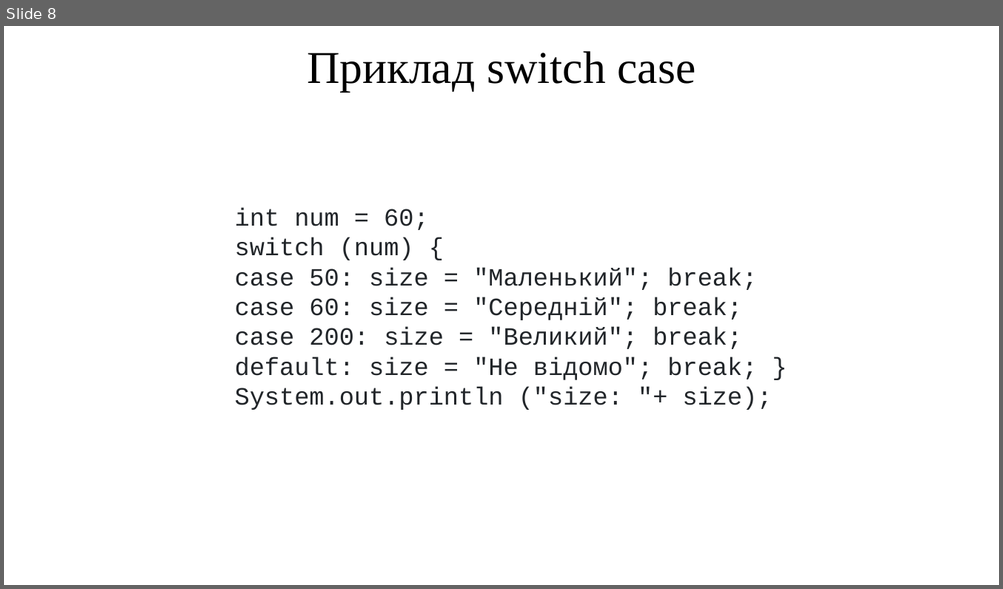
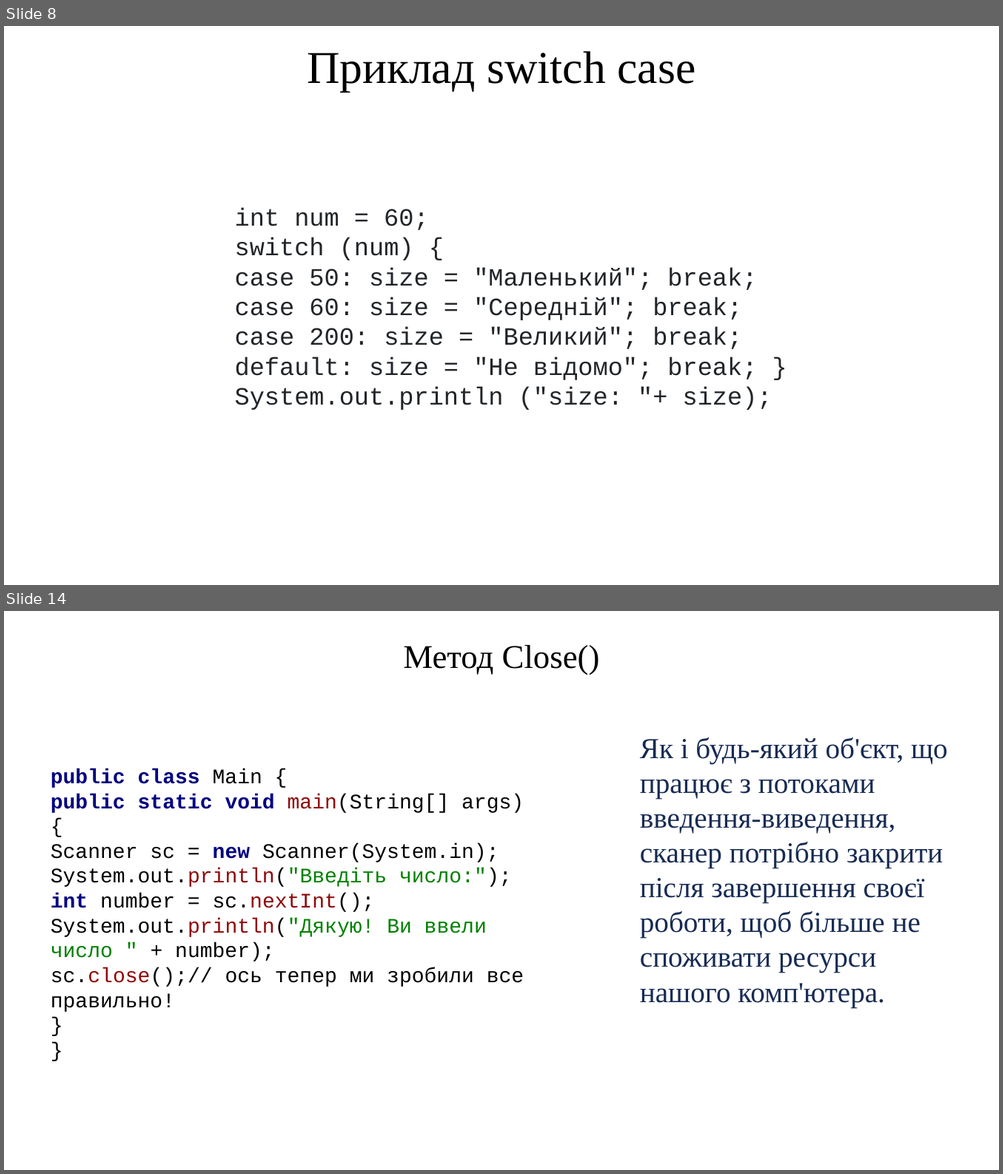
Before and after one commit to arg3ntuum/JavaCourse, a slide deck: Java Урок 3 ifelse switch.pptx. Shown one above the other, each under a label of ours: slide 8 before the commit, slides 8 and 14 after it; the slides between them are not shown. The pictures are 1003x589 and 1003x1174 pixels, drawn with LibreOffice and Linux fonts; fonts in the diff are those of the drawing. Boxes give left, top, right and bottom in pixels: in the first picture for what was removed or moved away, otherwise in the second. Text is boxed around its words. In the diff, an @@ line names an element or a change of style, - is before the commit and + after.

Commit message:
Зміна 1, 2, 3, 4
Було замінено теми, тепер інша ієрархія тем:
1. Вступний урок
2. Базові типи даних. Переведення в інші типи даних. Коментарі. Базове виведення інформації. Базові оператори
3. Умовні оператори. Взаємодія з користувачем

```diff
--- a/Java Урок 3 ifelse switch.pptx
+++ b/Java Урок 3 ifelse switch.pptx
@@ slide 14 added at bbox=[4, 611, 999, 1170], background #FFFFFF @@
@@ text added at bbox=[403, 645, 600, 675], 32 pt, text #000000 @@
+Метод Close()
@@ text added at bbox=[640, 738, 948, 1008], 28 pt, text #172B53 @@
+Як і будь-який об'єкт, що працює з потоками введення-виведення, сканер потрібно закрити після завершення своєї роботи, щоб більше не споживати ресурси нашого комп'ютера.
@@ text added at bbox=[51, 769, 523, 1012], 20 pt, text #000000 @@
+public class Main {
+public static void main(String[] args) {
+Scanner sc = new Scanner(System.in);
+System.out.println("Введіть число:");
+int number = sc.nextInt();
+System.out.println("Дякую! Ви ввели число " + number);
+sc.close();// ось тепер ми зробили все правильно!
+}
+}
```
Also in this commit, not shown: 6 other slides added, 3 other files.
